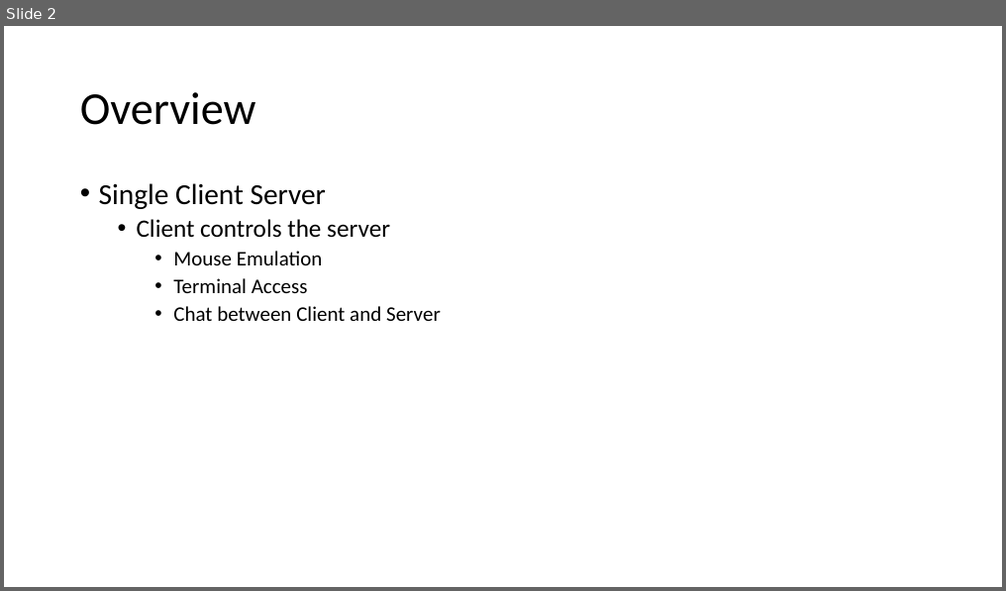
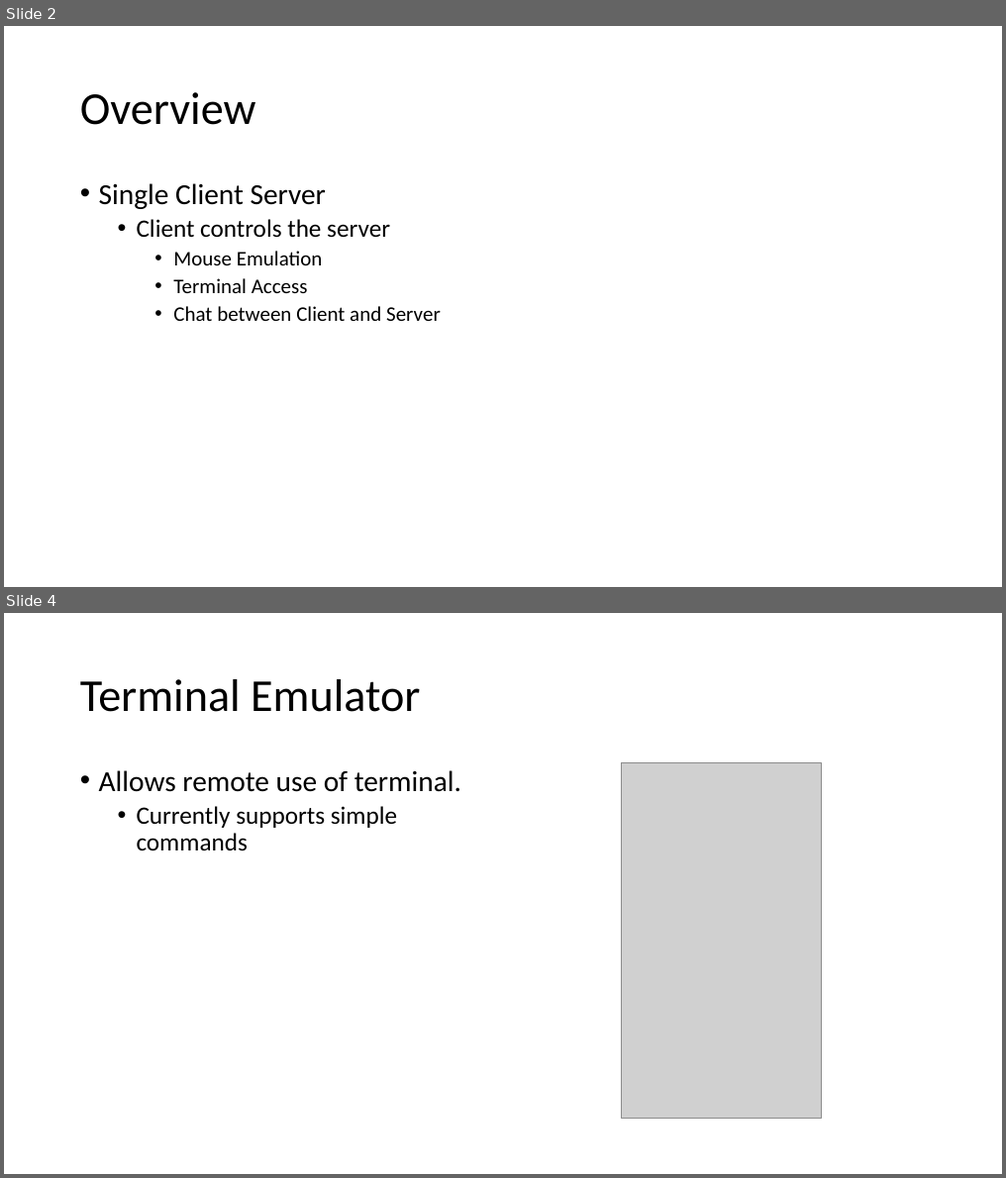
Before and after one commit to rferrance/DataBridge, a slide deck: DataBridgePresentation.pptx. Shown one above the other, each under a label of ours: slide 2 before the commit, slides 2 and 4 after it; the slides between them are not shown. The pictures are 1006x591 and 1006x1178 pixels, drawn with LibreOffice and Linux fonts; fonts in the diff are those of the drawing; grey boxes stand for pictures. Boxes give left, top, right and bottom in pixels: in the first picture for what was removed or moved away, otherwise in the second. Text is boxed around its words. In the diff, an @@ line names an element or a change of style, - is before the commit and + after.

```diff
--- a/DataBridgePresentation.pptx
+++ b/DataBridgePresentation.pptx
@@ slide 4 added at (x1=4, y1=613, x2=1002, y2=1174), background #FFFFFF @@
@@ title added at (x1=80, y1=679, x2=420, y2=712), 44 pt, text #000000 @@
+Terminal Emulator
@@ text added at (x1=99, y1=770, x2=461, y2=852), 24 pt, text #000000 @@
+• Allows remote use of terminal.
+  • Currently supports simple commands
@@ picture added at (x1=621, y1=762, x2=822, y2=1119) @@
```
Also in this commit, not shown: 1 slide changed, 2 other slides added, 2 slides removed.
